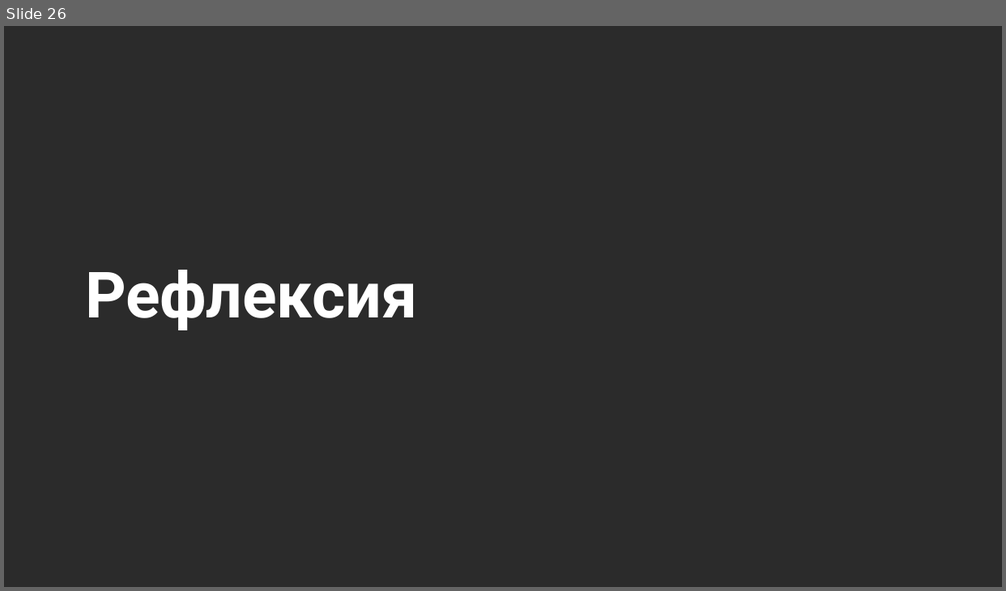
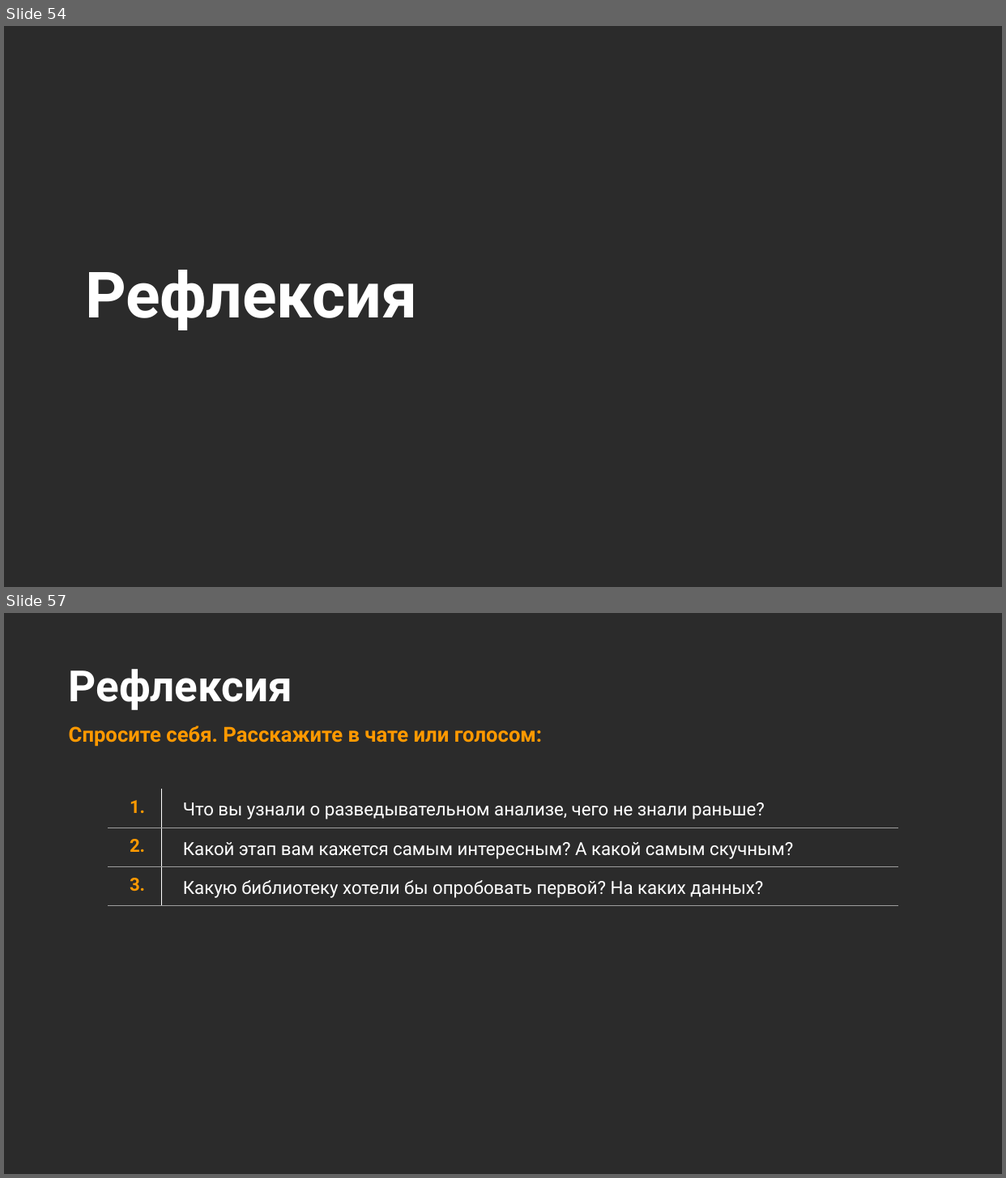
Before and after one commit to Marwolaeth/OTUS_R4DA, a slide deck: teaching/R4DA-EDA4ML.pptx. Shown one above the other, each under a label of ours: slide 26 before the commit, slides 54 and 57 after it; the slides between them are not shown. The pictures are 1006x591 and 1006x1178 pixels, drawn with LibreOffice and Linux fonts; fonts in the diff are those of the drawing; background and template pictures are left out; a plain dark background stands for a picture behind light text. Boxes give left, top, right and bottom in pixels: in the first picture for what was removed or moved away, otherwise in the second. Text is boxed around its words. In the diff, an @@ line names an element or a change of style, - is before the commit and + after.

```diff
--- a/teaching/R4DA-EDA4ML.pptx
+++ b/teaching/R4DA-EDA4ML.pptx
@@ slide 57 added at (x1=4, y1=613, x2=1002, y2=1174), background picture (left out) @@
@@ title added at (x1=69, y1=669, x2=292, y2=710), 31 pt, text #FFFFFF, bold @@
+Рефлексия
@@ subtitle added at (x1=69, y1=726, x2=542, y2=747), 15 pt, text #FF9900, bold @@
+Спросите себя. Расскажите в чате или голосом:
@@ table added at (x1=108, y1=789, x2=898, y2=904), 3 rows, 2 columns @@
+1. | Что вы узнали о разведывательном анализе, чего не знали раньше?
+2. | Какой этап вам кажется самым интересным? А какой самым скучным?
+3. | Какую библиотеку хотели бы опробовать первой? На каких данных?
@@ what was slide 26 is now slide 54 @@
```
Also in this commit, not shown: 1 slide changed, 46 other slides added, 29 slides removed, 4 other files.
